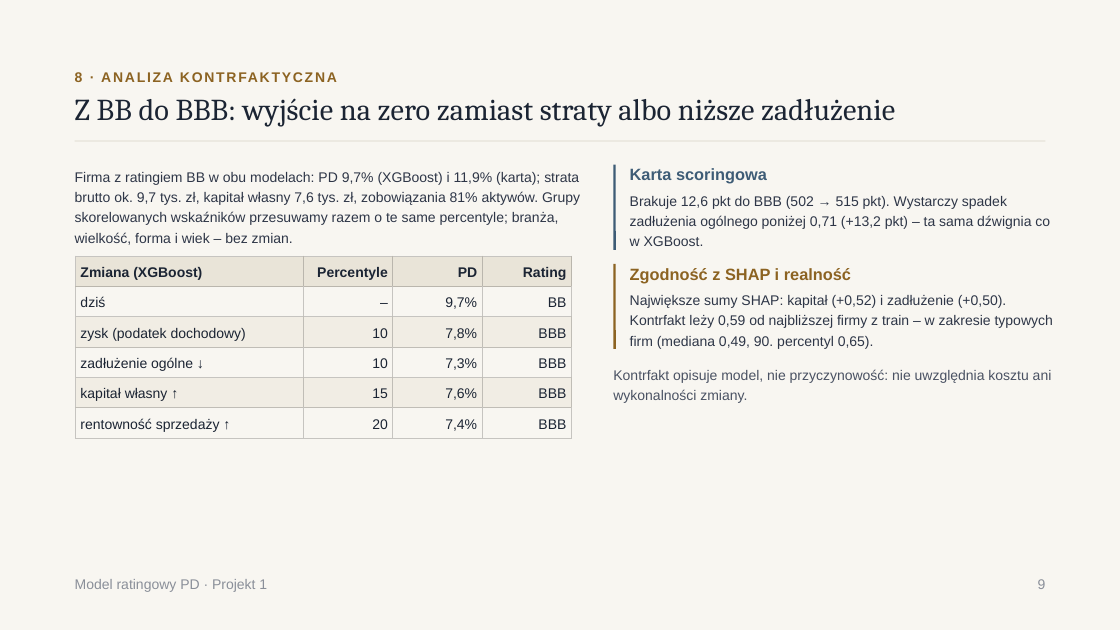
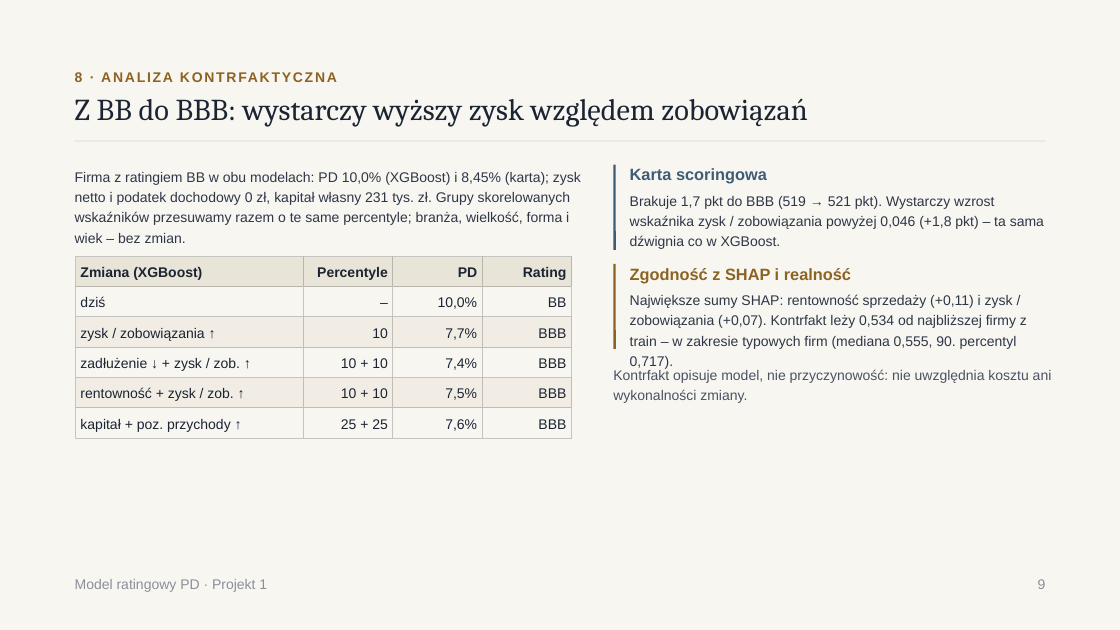
Before and after one commit to szymanskibartosz1/warsztaty_badawcze_projekt_1, a slide deck: slide 9 of wyjasnialnosc/prezentacja_projekt1.pptx. Drawn at 1120x630 pixels with LibreOffice and Linux fonts; fonts in the diff are those of the drawing. Boxes give left, top, right and bottom in pixels: in the first picture for what was removed or moved away, otherwise in the second. Text is boxed around its words. In the diff, an @@ line names an element or a change of style, - is before the commit and + after.

Commit message:
Wyjaśnialność: poprawki po przeglądzie (statsmodels, wkłady LIME, δ na portfelu 4%, karta jako model końcowy, kontrfakt bez dźwigni podatku), przeliczony notebook i dokumenty

```diff
--- a/wyjasnialnosc/prezentacja_projekt1.pptx
+++ b/wyjasnialnosc/prezentacja_projekt1.pptx
@@ title at (75,98,807,127): text changed @@
-Z BB do BBB: wyjście na zero zamiast straty albo niższe zadłużenie
+Z BB do BBB: wystarczy wyższy zysk względem zobowiązań
@@ text at (75,172,581,243): text changed @@
-Firma z ratingiem BB w obu modelach: PD 9,7% (XGBoost) i 11,9% (karta); strata brutto ok. 9,7 tys. zł, kapitał własny 7,6 tys. zł, zobowiązania 81% aktywów. Grupy skorelowanych wskaźników przesuwamy razem o te same percentyle; branża, wielkość, forma i wiek – bez zmian.
+Firma z ratingiem BB w obu modelach: PD 10,0% (XGBoost) i 8,45% (karta); zysk netto i podatek dochodowy 0 zł, kapitał własny 231 tys. zł. Grupy skorelowanych wskaźników przesuwamy razem o te same percentyle; branża, wielkość, forma i wiek – bez zmian.
@@ text at (630,196,1044,249): text changed @@
-Brakuje 12,6 pkt do BBB (502 → 515 pkt). Wystarczy spadek zadłużenia ogólnego poniżej 0,71 (+13,2 pkt) – ta sama dźwignia co w XGBoost.
+Brakuje 1,7 pkt do BBB (519 → 521 pkt). Wystarczy wzrost wskaźnika zysk / zobowiązania powyżej 0,046 (+1,8 pkt) – ta sama dźwignia co w XGBoost.
@@ table at (76,256,571,439) @@
-row 2, column 3: 9,7%
+row 2, column 3: 10,0%
-row 3, column 1: zysk (podatek dochodowy)
+row 3, column 1: zysk / zobowiązania ↑
-row 3, column 3: 7,8%
+row 3, column 3: 7,7%
-row 4: zadłużenie ogólne ↓ | 10 | 7,3% | BBB
+row 4: zadłużenie ↓ + zysk / zob. ↑ | 10 + 10 | 7,4% | BBB
-row 5: kapitał własny ↑ | 15 | 7,6% | BBB
+row 5: rentowność + zysk / zob. ↑ | 10 + 10 | 7,5% | BBB
-row 6: rentowność sprzedaży ↑ | 20 | 7,4% | BBB
+row 6: kapitał + poz. przychody ↑ | 25 + 25 | 7,6% | BBB
@@ text at (630,294,1027,349): text changed @@
-Największe sumy SHAP: kapitał (+0,52) i zadłużenie (+0,50). Kontrfakt leży 0,59 od najbliższej firmy z train – w zakresie typowych firm (mediana 0,49, 90. percentyl 0,65).
+Największe sumy SHAP: rentowność sprzedaży (+0,11) i zysk / zobowiązania (+0,07). Kontrfakt leży 0,534 od najbliższej firmy z train – w zakresie typowych firm (mediana 0,555, 90. percentyl 0,717).
```
Also in this commit, not shown: 7 other slides changed, 29 other files.
